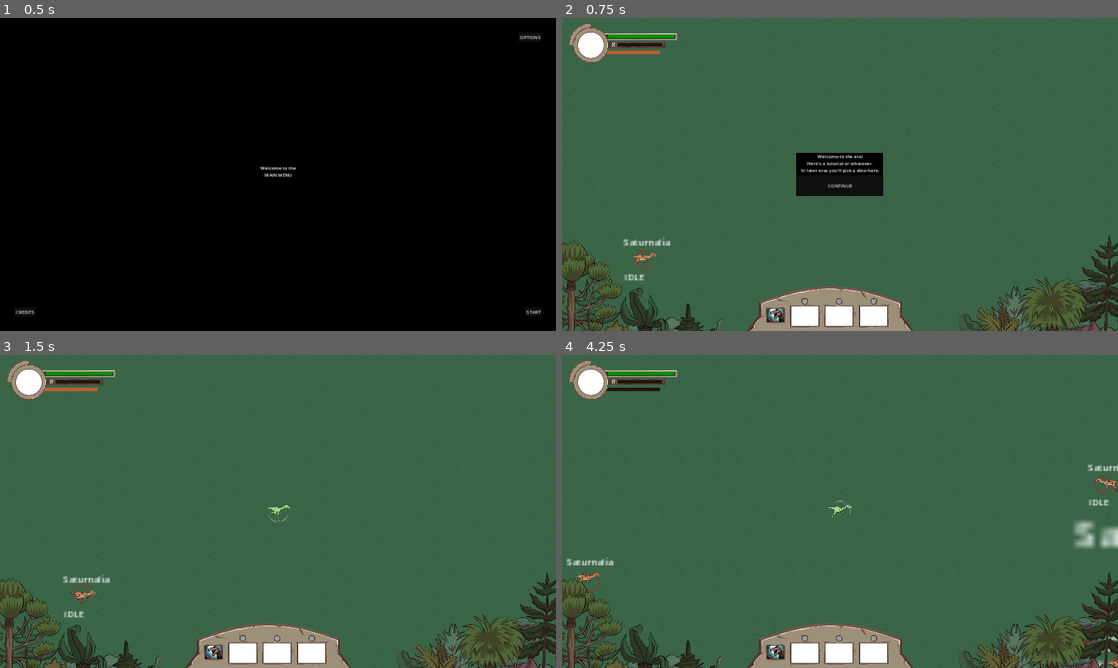
Above: before the commit, frames 1-4 (two rows, left to right).
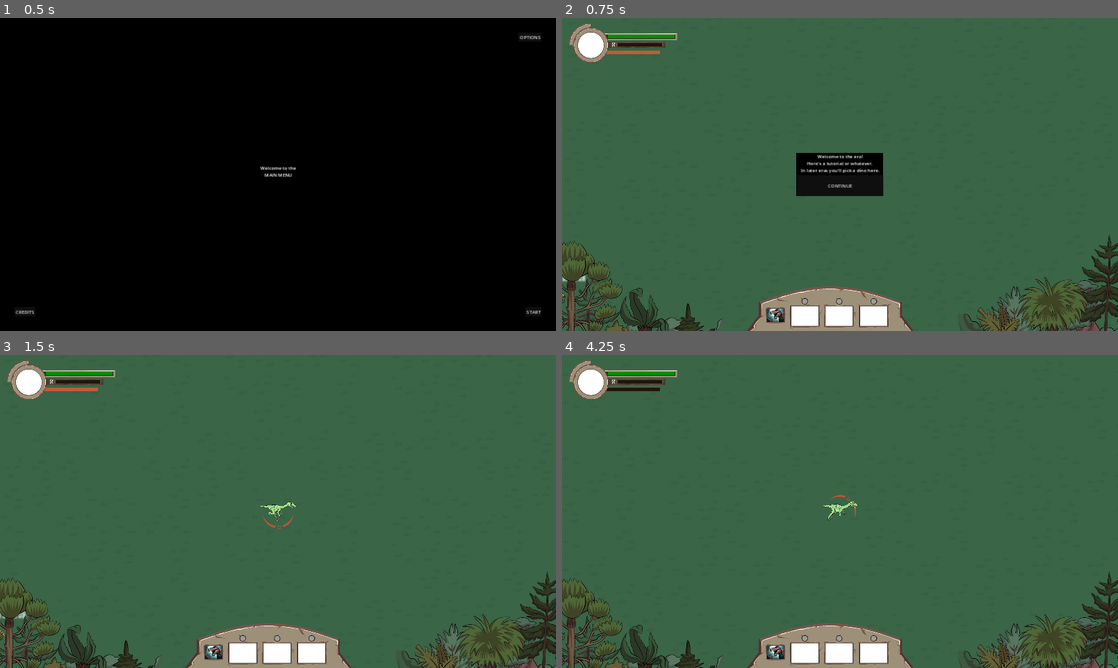
Above: after the commit, the same moments.

Repository: Enneagon/GodotGameJam2024
Game: Godot game, scene res://Scenes/main_menu.tscn
The game is run twice, just before and just after one commit, with the same random seed, the same clock (stepped at 60 frames per second) and the same inputs.
Inputs (mouse positions are in pixels of both pictures, inside the frame that each line leads up to):
- Up to frame 1 (0.5 s): no input
- Up to frame 2 (0.75 s): click "START" at 0.5 s
- Up to frame 3 (1.5 s): click "CONTINUE" at 1.25 s
- Up to frame 4 (4.25 s): move the mouse to (962, 495) at 2.02 s; hold D (move_right) 2.03-2.78 s; hold Shift (sprint) 2.03-2.78 s; move the mouse to (728, 527) at 2.77 s; hold Down (move_down) 2.78-3.53 s; tap Shift (sprint) at 2.85 s; move the mouse to (895, 442) at 3.52 s; hold D (move_right) from 3.53 s (still down); hold Shift (sprint) from 3.53 s (still down)

Frame 1 is identical in both runs. In frame 2, 0.3% of the frame differs, in the area x 0-20%, y 70-90%; in frame 3, 0.5%; in frame 4, 1.2%, in the area x 0-100%, y 34-100%.

Commit message:
imported music tracks

Diff:
--- a/Scenes/death_screen.tscn
+++ b/Scenes/death_screen.tscn
@@ -1,6 +1,7 @@
-[gd_scene load_steps=2 format=3 uid="uid://dbdcg3kxdxwu1"]
+[gd_scene load_steps=3 format=3 uid="uid://dbdcg3kxdxwu1"]
 
 [ext_resource type="Script" path="res://Scripts/death_screen.gd" id="1_5ahrr"]
+[ext_resource type="AudioStream" uid="uid://bxf31sx0ejvft" path="res://Assets/Audio/Lose_Music.mp3" id="2_t766b"]
 
 [node name="DeathScreen" type="Control"]
 layout_mode = 3
@@ -76,5 +77,10 @@
 grow_vertical = 0
 text = "CONTINUE?"
 
+[node name="LoseMusic" type="AudioStreamPlayer2D" parent="."]
+stream = ExtResource("2_t766b")
+autoplay = true
+bus = &"Music"
+
 [connection signal="pressed" from="MenuButton" to="." method="_on_menu_button_pressed"]
 [connection signal="pressed" from="ContinueButton" to="." method="_on_continue_button_pressed"]
--- a/Scenes/level2.tscn
+++ b/Scenes/level2.tscn
@@ -8,7 +8,7 @@
 [ext_resource type="PackedScene" uid="uid://m6ee2ui1eeo8" path="res://Scenes/Enemy_Dinosaurs/Era2/allosaurus.tscn" id="6_n53sd"]
 [ext_resource type="PackedScene" uid="uid://crrdhk6obx0im" path="res://Scenes/Enemy_Dinosaurs/Era2/brachiosaurus.tscn" id="7_g0a0a"]
 [ext_resource type="PackedScene" uid="uid://c0605gi3euibn" path="res://Scenes/gameplay_interface.tscn" id="8_lmk85"]
-[ext_resource type="AudioStream" uid="uid://ccknl0glpnf4q" path="res://Assets/Audio/Dinosaur_Music_.mp3" id="9_8p2oy"]
+[ext_resource type="AudioStream" uid="uid://bbuc84abicnp2" path="res://Assets/Audio/Level_Track_2 .mp3" id="9_wxopn"]
 [ext_resource type="AudioStream" uid="uid://bw036vy1ecdp3" path="res://Assets/Audio/Level_Ambience.mp3" id="10_ckcl4"]
 
 [sub_resource type="WorldBoundaryShape2D" id="WorldBoundaryShape2D_o4bbh"]
@@ -61,7 +61,7 @@
 [node name="GameplayInterface" parent="CanvasLayer" instance=ExtResource("8_lmk85")]
 
 [node name="DinoMusic" type="AudioStreamPlayer2D" parent="."]
-stream = ExtResource("9_8p2oy")
+stream = ExtResource("9_wxopn")
 autoplay = true
 bus = &"Music"
 
--- a/Scenes/level3.tscn
+++ b/Scenes/level3.tscn
@@ -9,7 +9,7 @@
 [ext_resource type="PackedScene" uid="uid://gu0660gbc2qw" path="res://Scenes/Enemy_Dinosaurs/Era3/argentinosaurus.tscn" id="7_c6dl2"]
 [ext_resource type="PackedScene" uid="uid://crpfvc7vccrh8" path="res://Scenes/Enemy_Dinosaurs/Era3/enneasaurus.tscn" id="8_oyq3c"]
 [ext_resource type="PackedScene" uid="uid://c0605gi3euibn" path="res://Scenes/gameplay_interface.tscn" id="8_pdl2j"]
-[ext_resource type="AudioStream" uid="uid://ccknl0glpnf4q" path="res://Assets/Audio/Dinosaur_Music_.mp3" id="9_sc2w2"]
+[ext_resource type="AudioStream" uid="uid://b2knfx5exdu5b" path="res://Assets/Audio/Level_Track_3.mp3" id="10_wk34o"]
 [ext_resource type="AudioStream" uid="uid://bw036vy1ecdp3" path="res://Assets/Audio/Level_Ambience.mp3" id="11_6gfbo"]
 
 [sub_resource type="WorldBoundaryShape2D" id="WorldBoundaryShape2D_83cjn"]
@@ -63,7 +63,7 @@
 [node name="GameplayInterface" parent="CanvasLayer" instance=ExtResource("8_pdl2j")]
 
 [node name="DinoMusic" type="AudioStreamPlayer2D" parent="."]
-stream = ExtResource("9_sc2w2")
+stream = ExtResource("10_wk34o")
 autoplay = true
 bus = &"Music"
 
--- a/Scenes/main_menu.tscn
+++ b/Scenes/main_menu.tscn
@@ -1,7 +1,8 @@
-[gd_scene load_steps=3 format=3 uid="uid://csbx68ounhqnd"]
+[gd_scene load_steps=4 format=3 uid="uid://csbx68ounhqnd"]
 
 [ext_resource type="Script" path="res://Scripts/main_menu.gd" id="1_tft53"]
 [ext_resource type="AudioStream" uid="uid://dfxr8xtw6lb0r" path="res://Assets/Audio/Ambience_1_Fade.mp3" id="2_067yp"]
+[ext_resource type="AudioStream" uid="uid://b23qxh1svmabp" path="res://Assets/Audio/Menu Music .mp3" id="3_3i8gk"]
 
 [node name="MainMenu" type="Control"]
 layout_mode = 3
@@ -180,6 +181,11 @@
 autoplay = true
 bus = &"Ambience"
 
+[node name="Menu Music" type="AudioStreamPlayer2D" parent="."]
+stream = ExtResource("3_3i8gk")
+autoplay = true
+bus = &"Music"
+
 [connection signal="pressed" from="StartButton" to="." method="_on_start_button_pressed"]
 [connection signal="pressed" from="CreditsButton" to="." method="_on_credits_button_pressed"]
 [connection signal="pressed" from="OptionsButton" to="." method="_on_options_button_pressed"]
--- a/Scenes/player.tscn
+++ b/Scenes/player.tscn
@@ -50,7 +50,7 @@
 }],
 "loop": false,
 "name": &"bite",
-"speed": 5.0
+"speed": 10.0
 }, {
 "frames": [],
 "loop": true,
@@ -82,7 +82,7 @@
 texture = ExtResource("5_hvs2m")
 
 [node name="BiteVisual" type="Sprite2D" parent="."]
-modulate = Color(1, 1, 1, 0.294118)
+modulate = Color(1, 0.305882, 0.176471, 0.662745)
 rotation = -0.0119875
 scale = Vector2(0.2, 0.2)
 texture = ExtResource("5_ufteo")
@@ -94,7 +94,7 @@
 texture = ExtResource("6_k3ngl")
 
 [node name="Camera2D" type="Camera2D" parent="."]
-zoom = Vector2(2, 2)
+zoom = Vector2(3, 3)
 limit_left = -1440
 limit_top = -810
 limit_right = 1440
--- a/Scripts/player.gd
+++ b/Scripts/player.gd
@@ -176,7 +176,10 @@
 		bite_effect.visible = true
 		bite_effect.play("bite")
 
-		bite_effect.position = $BiteHurtbox.position
+		var target_direction = (targetedEnemy.global_position - self.global_position).normalized()
+		var target_position = target_direction * 25
+		bite_effect.position = target_position
+
 		targetedEnemy.takeDamage(damage, self, crit)
 		biteTimer.start()
 		skillUsedBite.emit(GlobalVars.playerAttackSpeed)
Not shown, changed: Assets/Audio/Dinosaur_Music_.mp3.import
Not shown, added: Assets/Audio/FinalBoss_Metal_track.mp3.import
Not shown, added: Assets/Audio/Level_Track_2 .mp3.import
Not shown, added: Assets/Audio/Level_Track_3.mp3.import
Not shown, added: Assets/Audio/Lose_Music.mp3.import
Not shown, added: Assets/Audio/Menu Music .mp3.import
Not shown, added: Assets/Audio/Meteor impact.mp3.import
Not shown, added: Assets/Audio/triumphant_End_Screen .mp3.import
Not shown: 1 places in Scenes/player.tscn that only renumber resources
Not shown, added: Assets/Audio/FinalBoss_Metal_track.mp3
Not shown, added: Assets/Audio/Level_Track_2 .mp3
Not shown, added: Assets/Audio/Level_Track_3.mp3
(and 4 more such lines)
